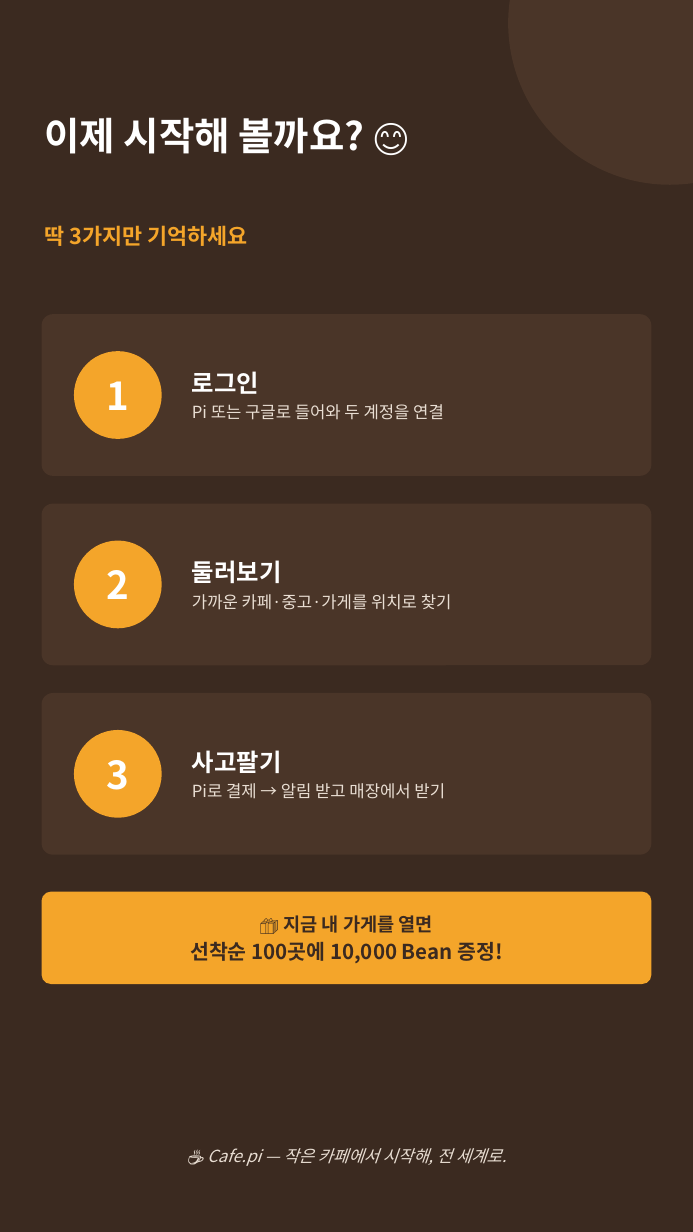
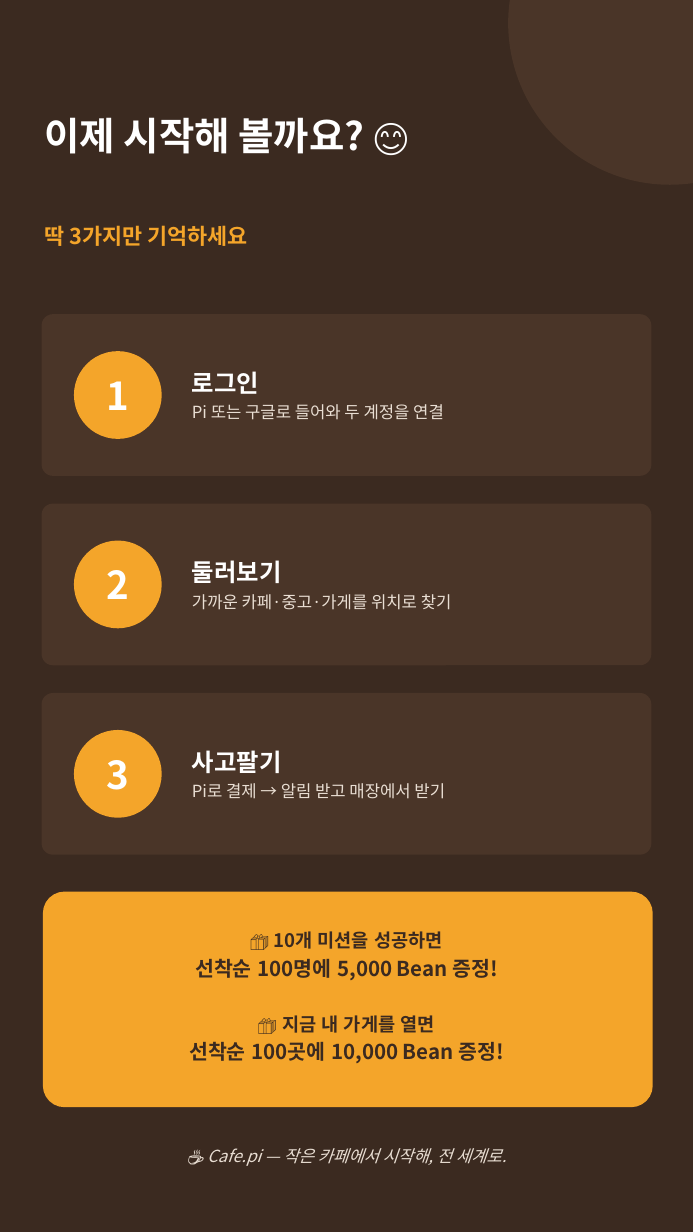
Before and after one commit to anakinwon/loginpi, a slide deck: slide 12 of docs/Cafe.pi_쉬운_사용자매뉴얼_세로.pptx. Drawn at 693x1232 pixels with LibreOffice and Linux fonts; fonts in the diff are those of the drawing. Boxes give left, top, right and bottom in pixels: in the first picture for what was removed or moved away, otherwise in the second. Text is boxed around its words. In the diff, an @@ line names an element or a change of style, - is before the commit and + after.

```diff
--- a/docs/Cafe.pi_쉬운_사용자매뉴얼_세로.pptx
+++ b/docs/Cafe.pi_쉬운_사용자매뉴얼_세로.pptx
@@ rounded rectangle: place and size @@
-rounded rectangle at box(42, 892, 651, 984)
+rounded rectangle at box(43, 892, 652, 1107)
@@ text "🎁 10개 미션을 성공하면": place and size @@
-text "🎁 10개 미션을 성공하면" at box(190, 915, 502, 963)
+text "🎁 10개 미션을 성공하면" at box(189, 931, 503, 1063)
@@ text at box(195, 931, 497, 980): paragraphs added @@
+🎁 10개 미션을 성공하면
+선착순 100명에 5,000 Bean 증정!
```
Also in this commit, not shown: 2 other slides changed, 11 other files.
